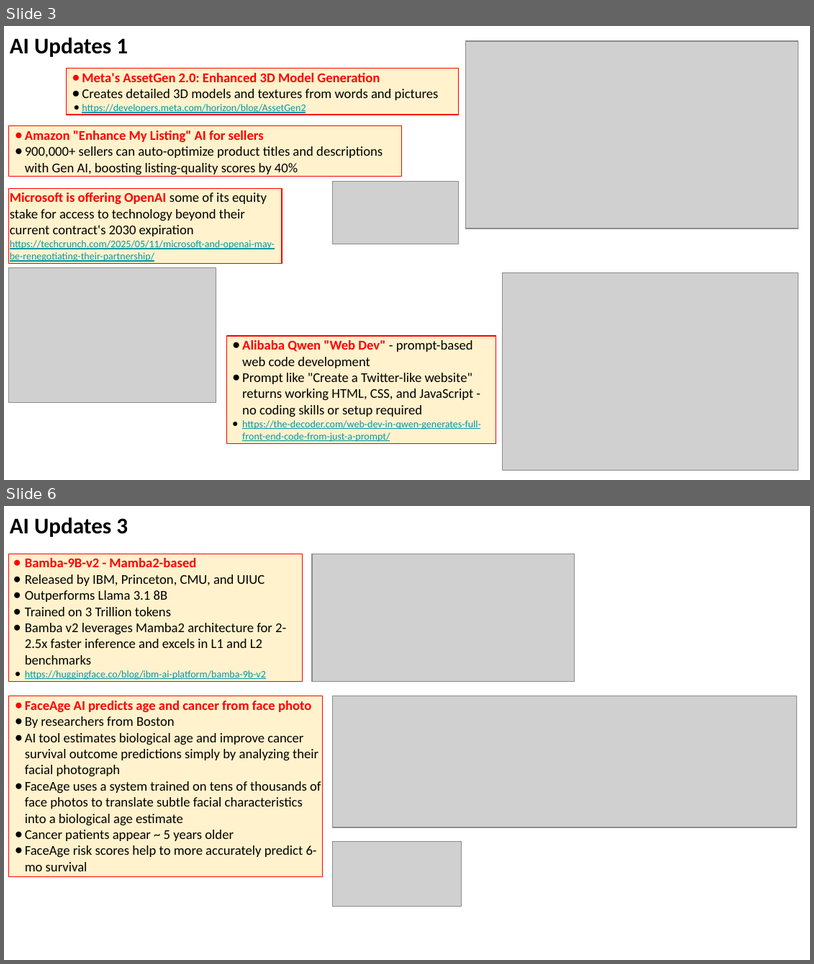
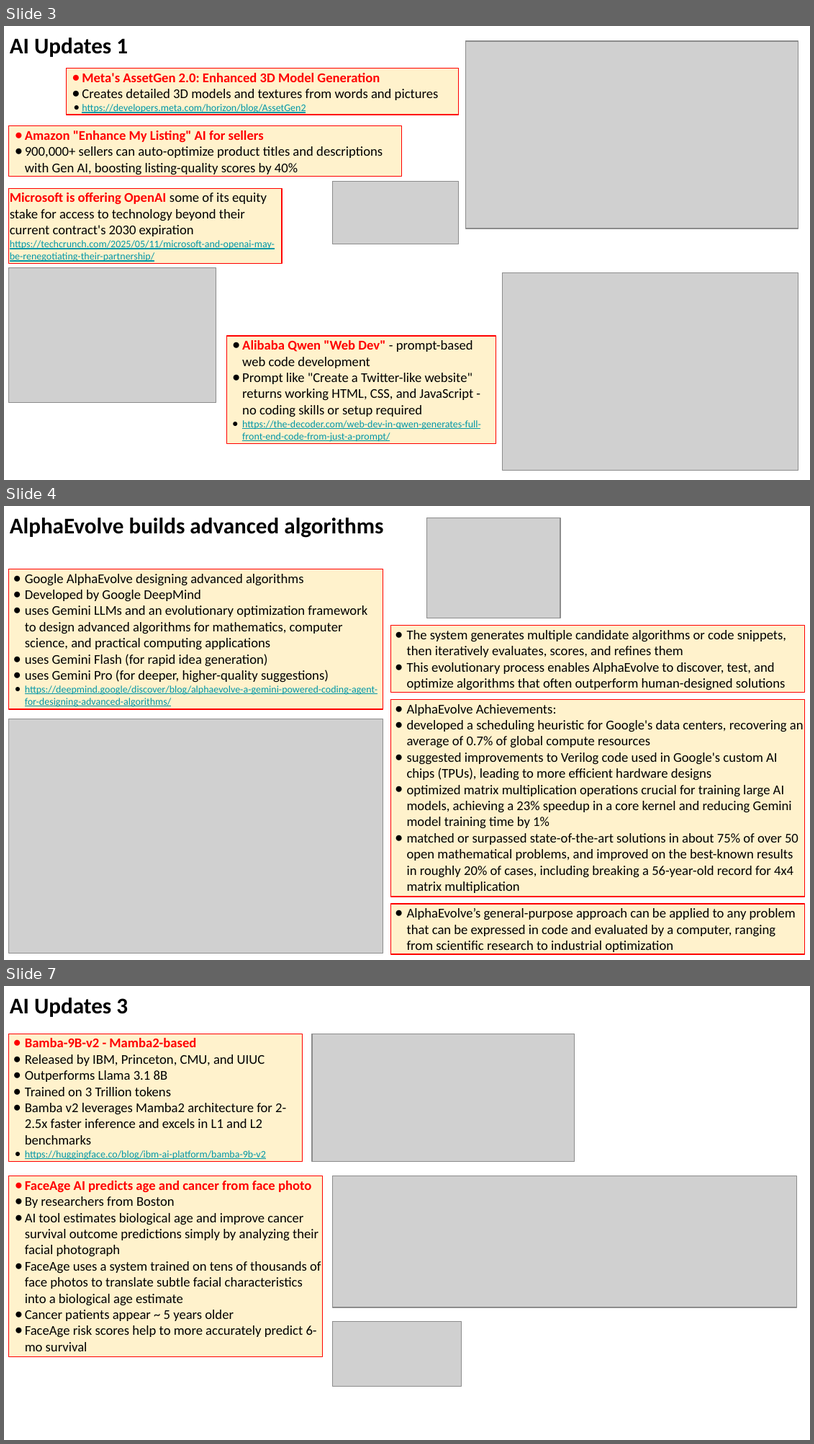
Before and after one commit to lselector/seminar, a slide deck: 2025/2025-05-16-AI-Updates.pptx. Shown one above the other, each under a label of ours: slides 3 and 6 before the commit, slides 3, 4 and 7 after it; the slides between them are not shown. The pictures are 814x964 and 814x1444 pixels, drawn with LibreOffice and Linux fonts; fonts in the diff are those of the drawing; grey boxes stand for pictures. Boxes give left, top, right and bottom in pixels: in the first picture for what was removed or moved away, otherwise in the second. Text is boxed around its words. In the diff, an @@ line names an element or a change of style, - is before the commit and + after.

```diff
--- a/2025/2025-05-16-AI-Updates.pptx
+++ b/2025/2025-05-16-AI-Updates.pptx
@@ slide 4 added at box(4, 506, 810, 960), background #FFFFFF @@
@@ text added at box(10, 518, 383, 538), 20 pt, text #000000, bold @@
+AlphaEvolve builds advanced algorithms
@@ picture added at box(427, 518, 561, 618) @@
@@ rectangle added at box(9, 569, 383, 709), fill #FFF2CC, outline #FF0000 0.75 pt, 12 pt, text #000000 @@
+● Google AlphaEvolve designing advanced algorithms
+● Developed by Google DeepMind
+● uses Gemini LLMs and an evolutionary optimization framework to design advanced algorithms for mathematics, computer science, and practical computing applications
+● uses Gemini Flash (for rapid idea generation)
+● uses Gemini Pro (for deeper, higher-quality suggestions)
+● https://deepmind.google/discover/blog/alphaevolve-a-gemini-powered-coding-agent-for-designing-advanced-algorithms/
@@ rectangle added at box(391, 626, 805, 692), fill #FFF2CC, outline #FF0000 0.75 pt, 12 pt, text #000000 @@
+● The system generates multiple candidate algorithms or code snippets, then iteratively evaluates, scores, and refines them
+● This evolutionary process enables AlphaEvolve to discover, test, and optimize algorithms that often outperform human-designed solutions
@@ rectangle added at box(391, 700, 805, 896), fill #FFF2CC, outline #FF0000 0.75 pt, 12 pt, text #000000 @@
+● AlphaEvolve Achievements:
+● developed a scheduling heuristic for Google's data centers, recovering an average of 0.7% of global compute resources
+● suggested improvements to Verilog code used in Google's custom AI chips (TPUs), leading to more efficient hardware designs
+● optimized matrix multiplication operations crucial for training large AI models, achieving a 23% speedup in a core kernel and reducing Gemini model training time by 1%
+● matched or surpassed state-of-the-art solutions in about 75% of over 50 open mathematical problems, and improved on the best-known results in roughly 20% of cases, including breaking a 56-year-old record for 4x4 matrix multiplication
@@ picture added at box(9, 719, 383, 952) @@
@@ rectangle added at box(391, 903, 805, 955), fill #FFF2CC, outline #FF0000 0.75 pt, 12 pt, text #000000 @@
+● AlphaEvolve’s general-purpose approach can be applied to any problem that can be expressed in code and evaluated by a computer, ranging from scientific research to industrial optimization
@@ what was slide 6 is now slide 7 @@
```
Also in this commit, not shown: 5 slides changed, 1 other slide added.
